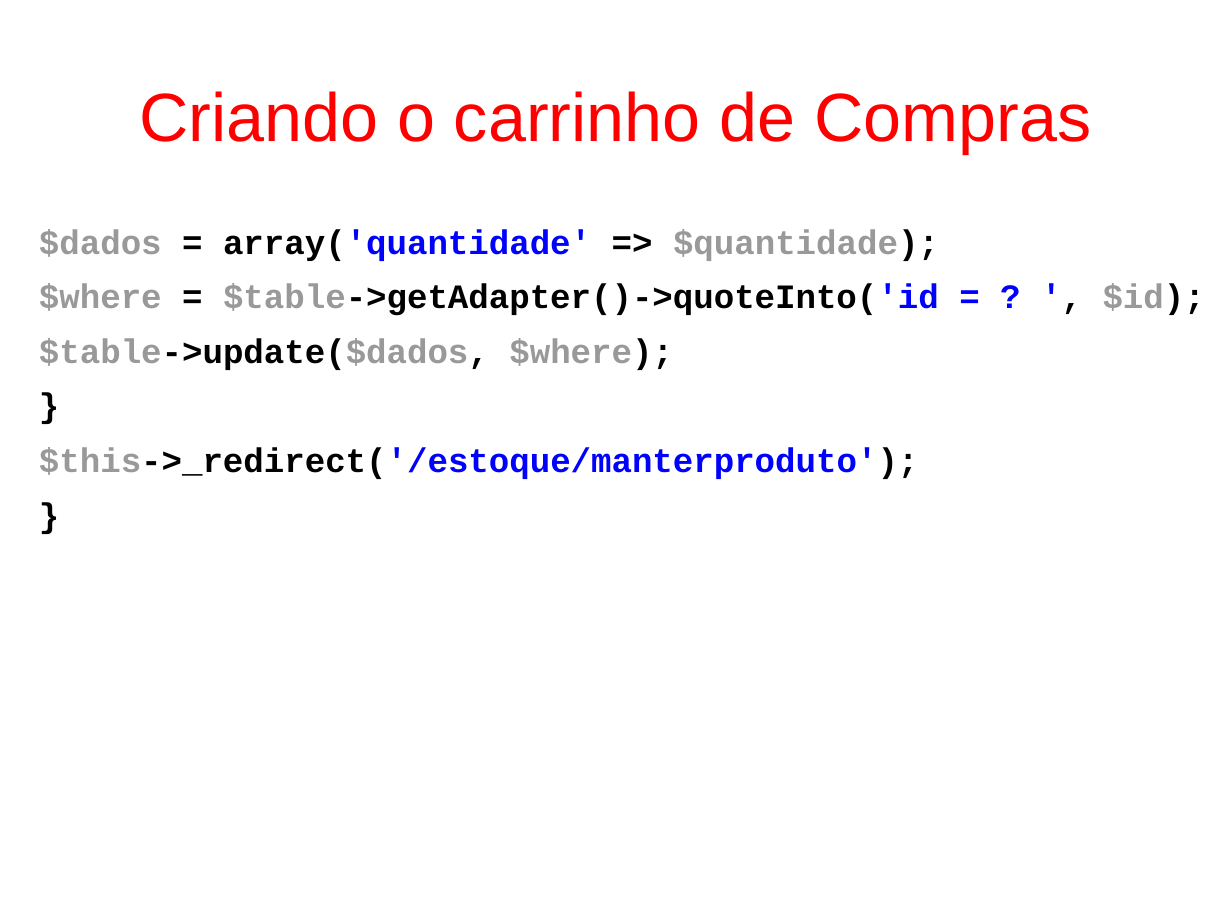
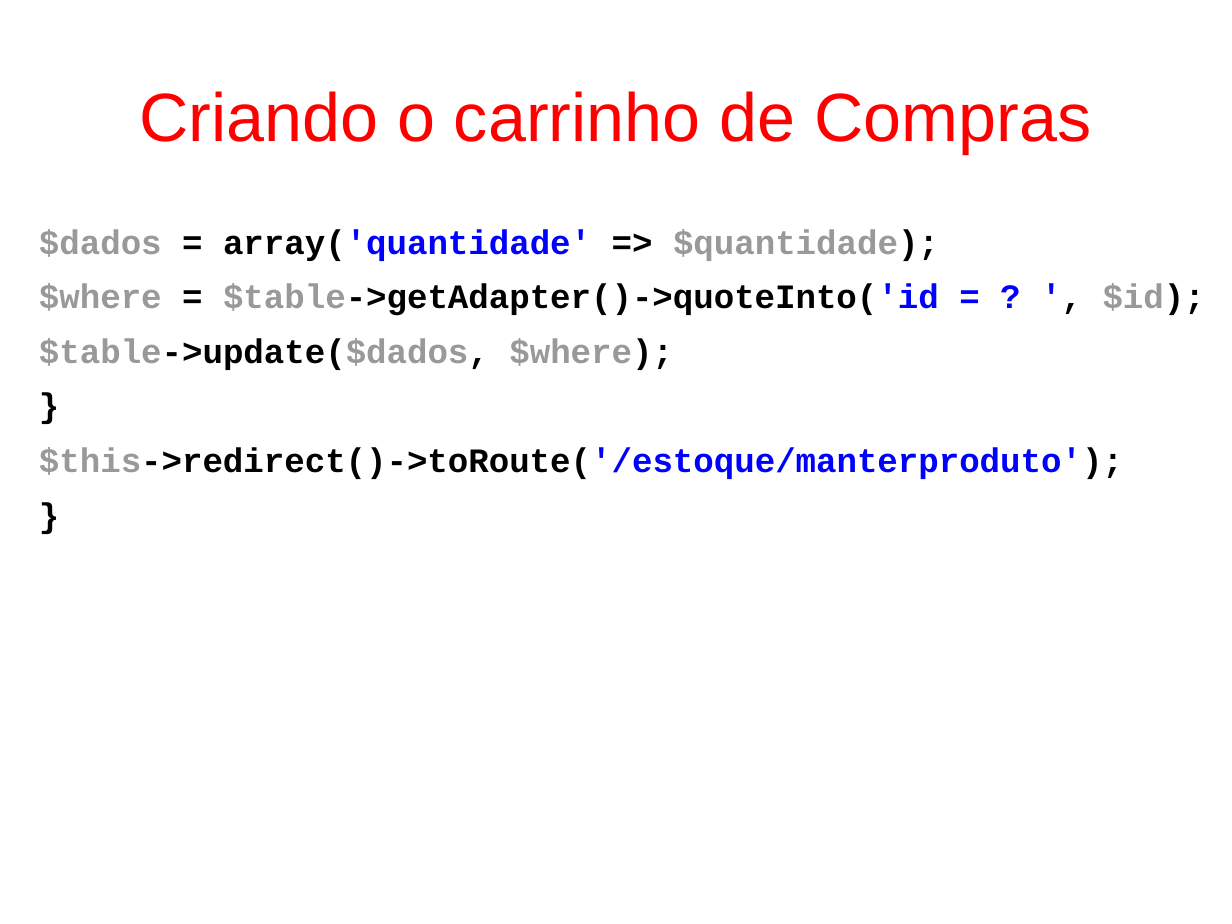
Before and after one commit to fgsl/lojasacme, a slide deck: slide 159 of docs/tutorial.odp. Drawn at 1232x924 pixels with LibreOffice and Linux fonts; fonts in the diff are those of the drawing. Boxes give left, top, right and bottom in pixels: in the first picture for what was removed or moved away, otherwise in the second. Text is boxed around its words. In the diff, an @@ line names an element or a change of style, - is before the commit and + after.

Commit message:
Implementar a funcionalidade de remoção de itens do carrinho de compras #54

```diff
--- a/docs/tutorial.odp
+++ b/docs/tutorial.odp
@@ text at <box>39,447,1123,479</box>: text changed; text colour #0000FF to #000000 @@
-$this->_redirect('/estoque/manterproduto');
+$this->redirect()->toRoute('/estoque/manterproduto');
```
Also in this commit, not shown: 113 other slides changed, 2 other files.
